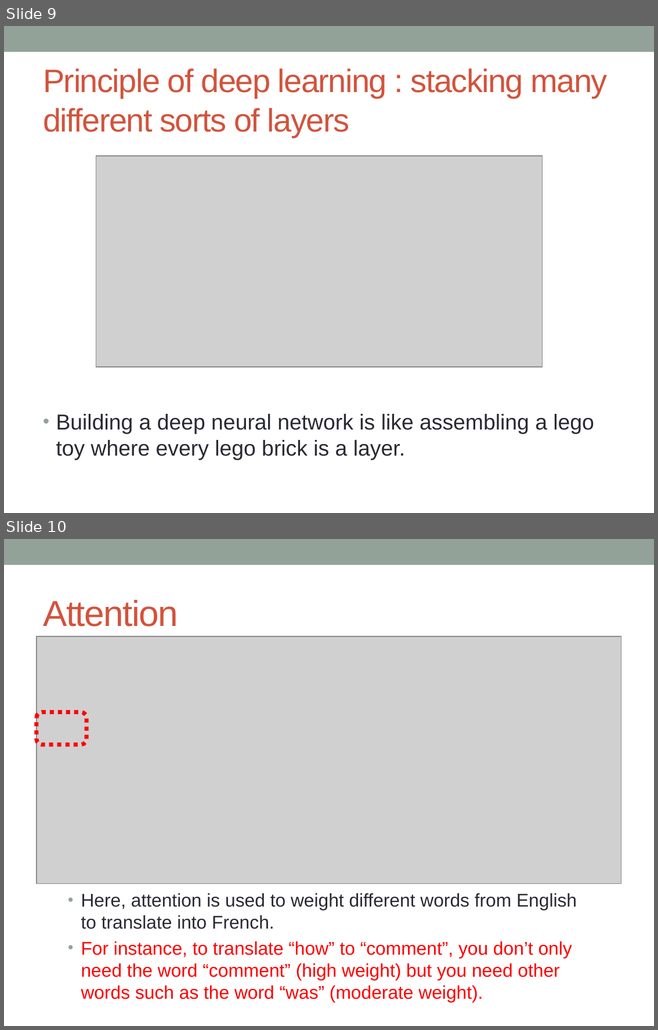
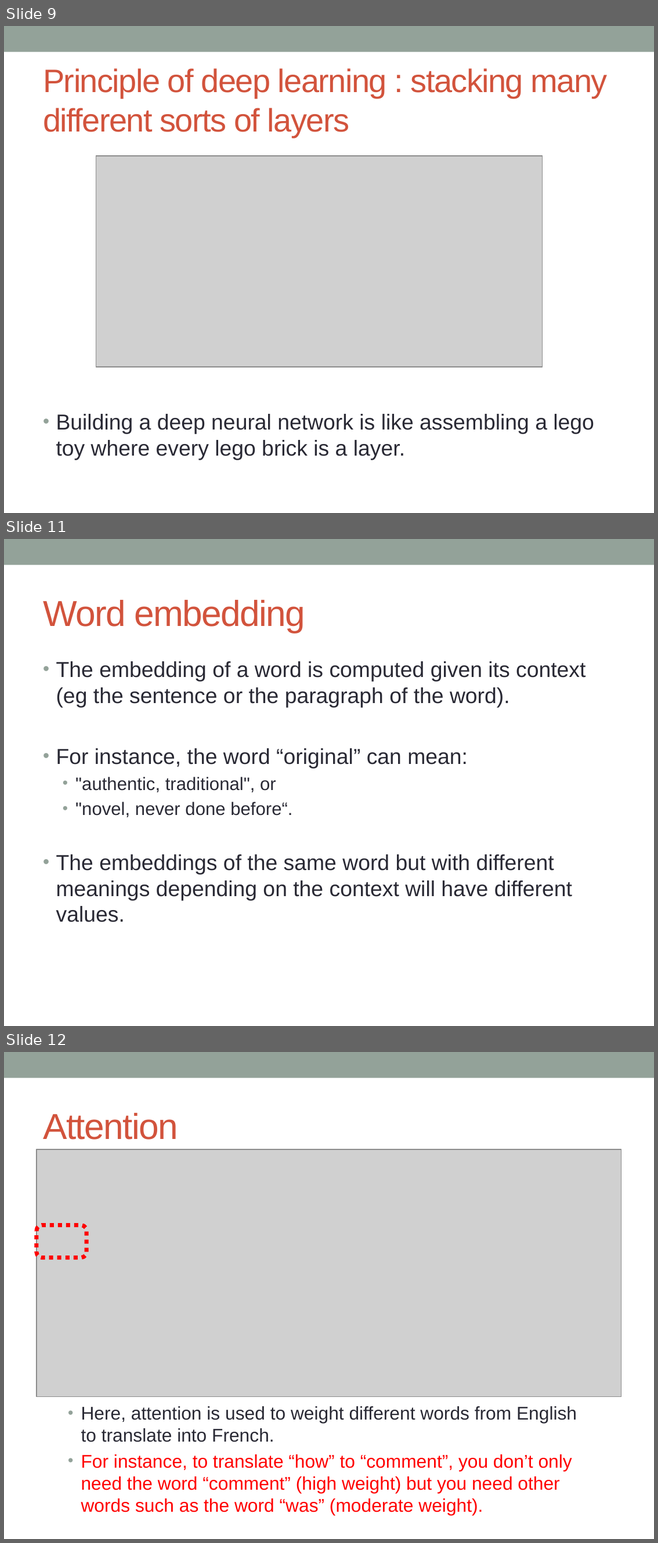
Before and after one commit to raphaelmourad/LLM-for-genomics-training, a slide deck: CM_llm_genomics.pptx. Shown one above the other, each under a label of ours: slides 9 and 10 before the commit, slides 9, 11 and 12 after it; the slides between them are not shown. The pictures are 658x1030 and 658x1543 pixels, drawn with LibreOffice and Linux fonts; fonts in the diff are those of the drawing; grey boxes stand for pictures. Boxes give left, top, right and bottom in pixels: in the first picture for what was removed or moved away, otherwise in the second. Text is boxed around its words. In the diff, an @@ line names an element or a change of style, - is before the commit and + after.

```diff
--- a/CM_llm_genomics.pptx
+++ b/CM_llm_genomics.pptx
@@ slide 11 added at <box>4,539,654,1026</box>, background #FFFFFF; not listed: 1 template element that a slide beside it also shows @@
@@ title added at <box>43,600,305,633</box>, 40 pt, text #D2533C @@
+Word embedding
@@ text added at <box>56,661,585,922</box>, 24 pt, text #292934 @@
+• The embedding of a word is computed given its context (eg the sentence or the paragraph of the word).
+• For instance, the word “original” can mean:
+  • "authentic, traditional", or
+  • "novel, never done before“.
+• The embeddings of the same word but with different meanings depending on the context will have different values.
@@ what was slide 10 is now slide 12 @@
```
Also in this commit, not shown: 1 other slide added, 1 other file.
